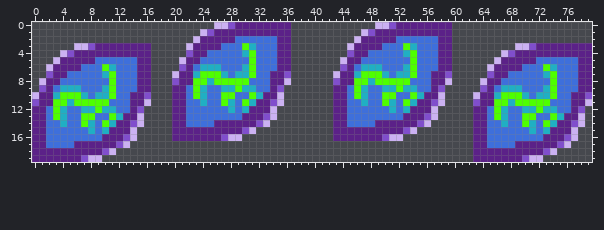
Sprite sheet: pics/other/artifact.png. Above is the file before it was changed.
The file is 160x40 pixels, drawn in blocks of 2x2; one block is one cell here.
The result:
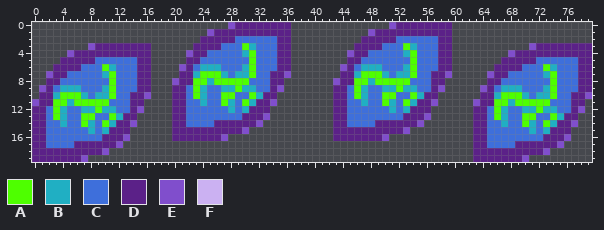
Palette (. is transparent): A #4eff00  B #20afc3  C #3e6fdb  D #5b2188  E #804ecc  F #cbb1f2
What changed:
y 0: x 26..27 FF -> ..; x 49..50 FF -> ..
y 1: x 24 F -> .; x 47 F -> .
y 2: x 23 F -> .; x 46 F -> .
y 3: x 6..7 FF -> ..; x 22 F -> .; x 45 F -> .; x 69..70 FF -> ..
y 4: x 4 F -> .; x 67 F -> .
y 5: x 3 F -> .; x 21 F -> .; x 44 F -> .; x 66 F -> .
y 6: x 2 F -> .; x 65 F -> .
y 7: x 20 F -> .; x 43 F -> .
y 8: x 1 F -> .; x 36 F -> .; x 59 F -> .; x 64 F -> .
y 10: x 0 F -> .; x 35 F -> .; x 58 F -> .; x 63 F -> .
y 11: x 16 F -> .; x 35 F -> .; x 58 F -> .; x 79 F -> .
y 12: x 34 F -> .; x 57 F -> .
y 13: x 15 F -> .; x 34 F -> .; x 57 F -> .; x 78 F -> .
y 14: x 15 F -> .; x 33 F -> .; x 56 F -> .; x 78 F -> .
y 15: x 14 F -> .; x 31 F -> .; x 54 F -> .; x 77 F -> .
y 16: x 14 F -> .; x 28..29 FF -> ..; x 51..52 FF -> ..; x 77 F -> .
y 17: x 13 F -> .; x 76 F -> .
y 18: x 11 F -> .; x 74 F -> .
y 19: x 8..9 FF -> ..; x 71..72 FF -> ..
Boxes around the changes in both pictures, in picture pixels (x1, y1, x2, y2):
erased: (88, 22, 228, 162)
erased: (333, 22, 389, 78)
erased: (32, 43, 88, 99)
erased: (473, 43, 529, 99)
erased: (228, 78, 291, 141)
erased: (389, 78, 452, 141)
erased: (529, 99, 592, 162)
